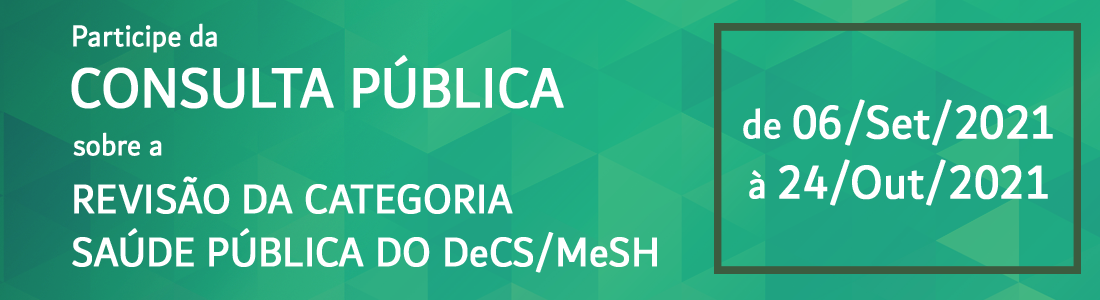
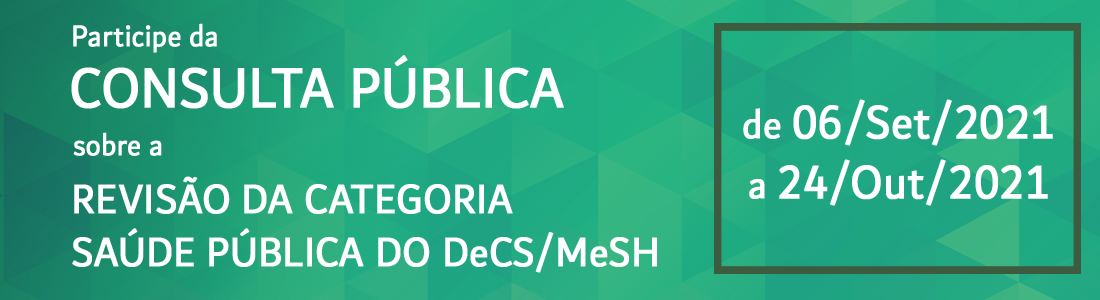
Comparing the layer stacks of the two (1100, 300) images. Changes:
renamed "de 06/Set/2021 à 24/Out/2021" to "de 06/Set/2021 a 24/Out/2021", painted on it over bbox(752, 170, 761, 178)
